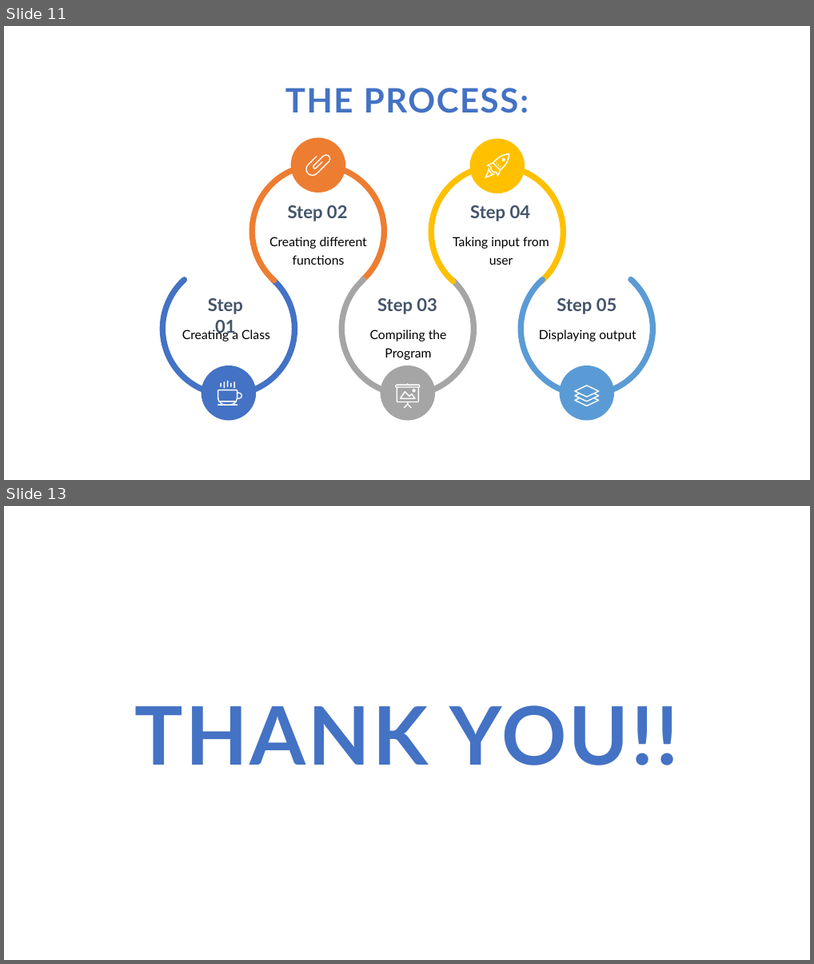
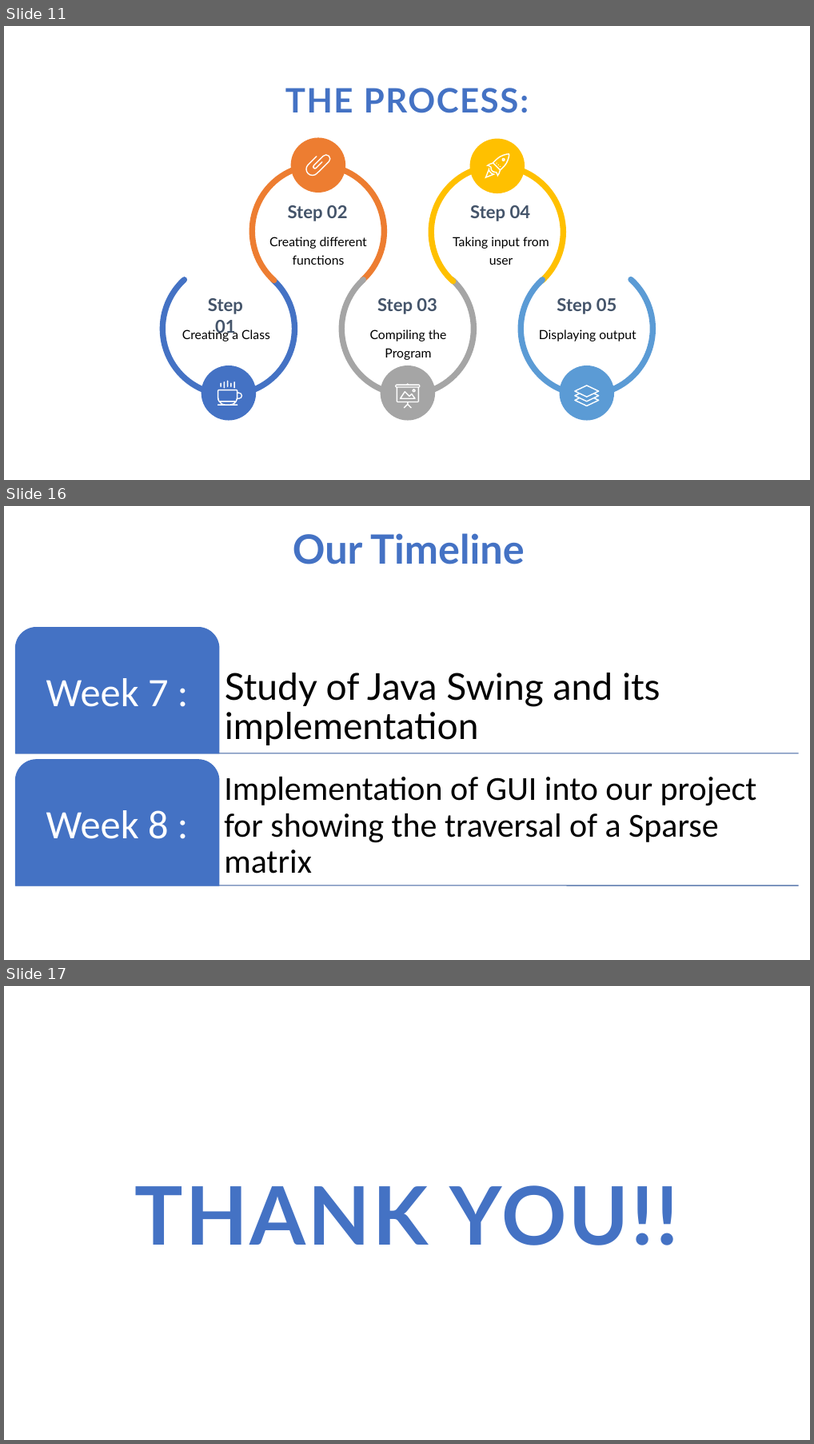
Before and after one commit to MaviyaQureshi/MPR, a slide deck: Presentation.pptx. Shown one above the other, each under a label of ours: slides 11 and 13 before the commit, slides 11, 16 and 17 after it; the slides between them are not shown. The pictures are 814x964 and 814x1444 pixels, drawn with LibreOffice and Linux fonts; fonts in the diff are those of the drawing. Boxes give left, top, right and bottom in pixels: in the first picture for what was removed or moved away, otherwise in the second. Text is boxed around its words. In the diff, an @@ line names an element or a change of style, - is before the commit and + after.

```diff
--- a/Presentation.pptx
+++ b/Presentation.pptx
@@ slide 16 added at (x1=4, y1=506, x2=810, y2=960), background #FFFFFF @@
@@ text added at (x1=293, y1=533, x2=524, y2=564), 48 pt, text #4472C4, bold @@
+Our Timeline
@@ group added at (x1=15, y1=627, x2=799, y2=885): 4 texts, 2 lines, 2 round same rects @@
+Study of Java Swing and its implementation
+Week 7 :
+Implementation of GUI into our project for showing the traversal of a Sparse matrix
+Week 8 :
@@ what was slide 13 is now slide 17 @@
```
Also in this commit, not shown: 4 slides changed, 3 other slides added, 7 other files.
